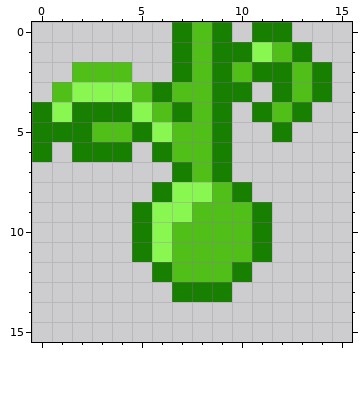
A pixel-art sprite gets an edit: graphics/npc/npc-222.png. This is how it looked before the edit.
The file is 32x32 pixels, drawn in blocks of 2x2; one block is one cell here.
After:
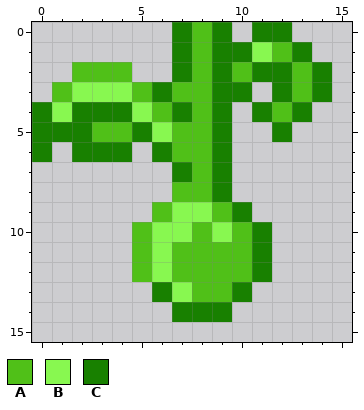
Palette (. is transparent): A #50c018  B #88f850  C #188000
The exact change:
Colour A is added in row 12 at x 5.
Colour A replaces colour B in row 8 at x 7 to 8; in row 9 at x 6.
Colour A replaces colour C in rows 10 to 11 at x 5; in row 12 at x 10; in row 13 at x 8 to 9.
Colour B replaces colour A in row 9 at x 8; in row 10 at x 7 and 9.
Colour B replaces colour C in row 12 at x 6; in row 13 at x 7.
Colour C is added in row 12 at x 11; in row 13 at x 6 and 10; in row 14 at x 7 to 9.
Colour C replaces colour A in row 8 at x 9; in row 9 at x 10.
Colour C is removed in row 8 at x 6 and 10; in row 9 at x 5 and 11.
Where, in picture pixels (left, top, right, bottom), the same in both pictures:
changed: (132, 182, 272, 322)
